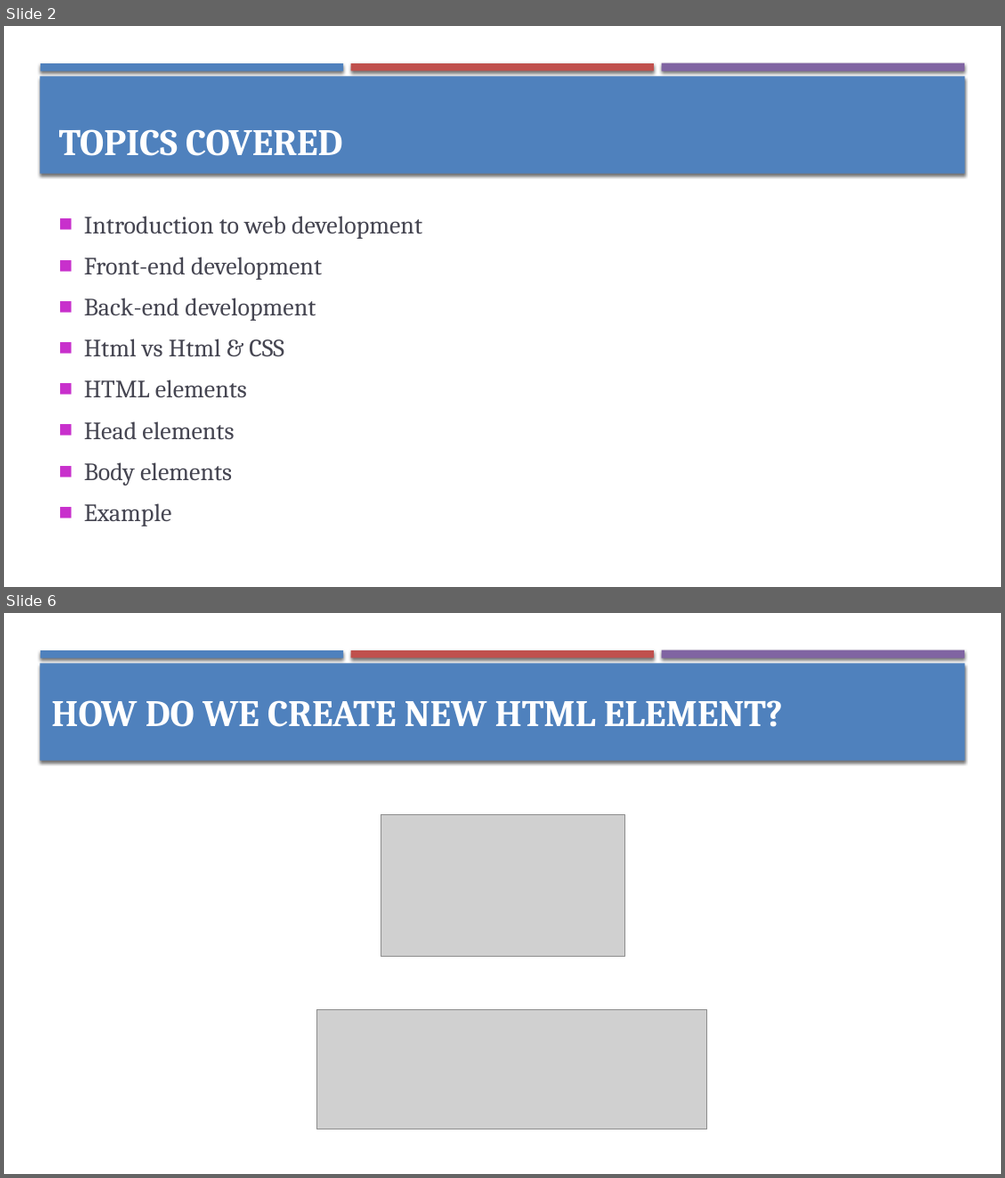
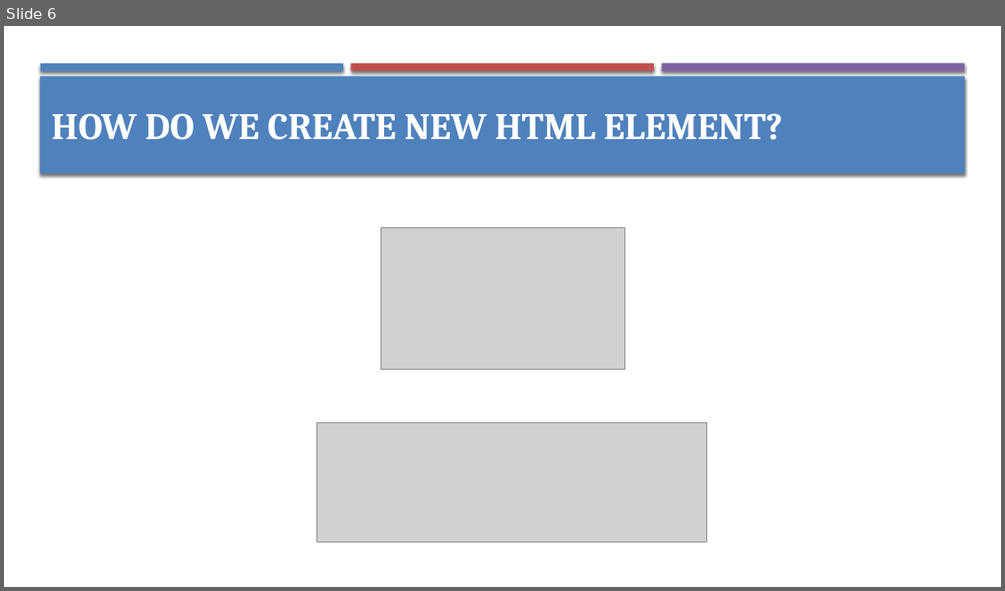
Before and after one commit to sunwaytechclub/2018-WebLaunch, a slide deck: slides.pptx. Shown one above the other, each under a label of ours: slides 2 and 6 before the commit, slide 6 after it; the slides between them are not shown. The pictures are 1005x1178 and 1005x591 pixels, drawn with LibreOffice and Linux fonts; fonts in the diff are those of the drawing; grey boxes stand for pictures. Boxes give left, top, right and bottom in pixels: in the first picture for what was removed or moved away, otherwise in the second. Text is boxed around its words. In the diff, an @@ line names an element or a change of style, - is before the commit and + after.

```diff
--- a/slides.pptx
+++ b/slides.pptx
@@ slide 2 removed at (4, 26, 1001, 587), background #FFFFFF; not listed: 4 template elements that a slide beside it also shows @@
@@ text removed at (59, 129, 342, 156) @@
-TOPICS COVERED
@@ text removed at (84, 216, 422, 526) @@
-■ Introduction to web development
-■ Front-end development
-■ Back-end development
-■ Html vs Html & CSS
-■ HTML elements
-■ Head elements
-■ Body elements
-■ Example
```
Also in this commit, not shown: 6 slides changed, 1 slide added, 1 other file.
